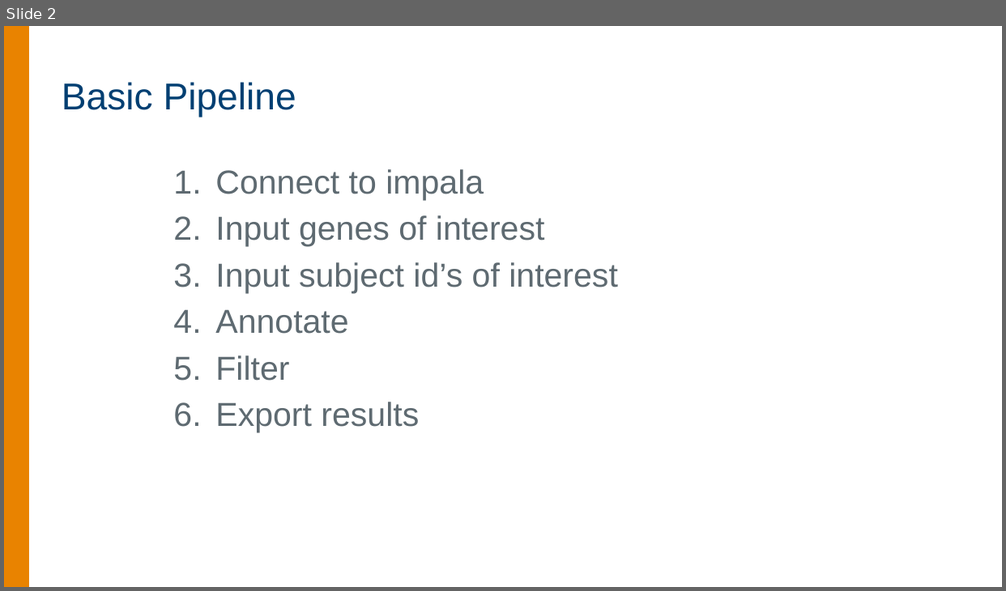
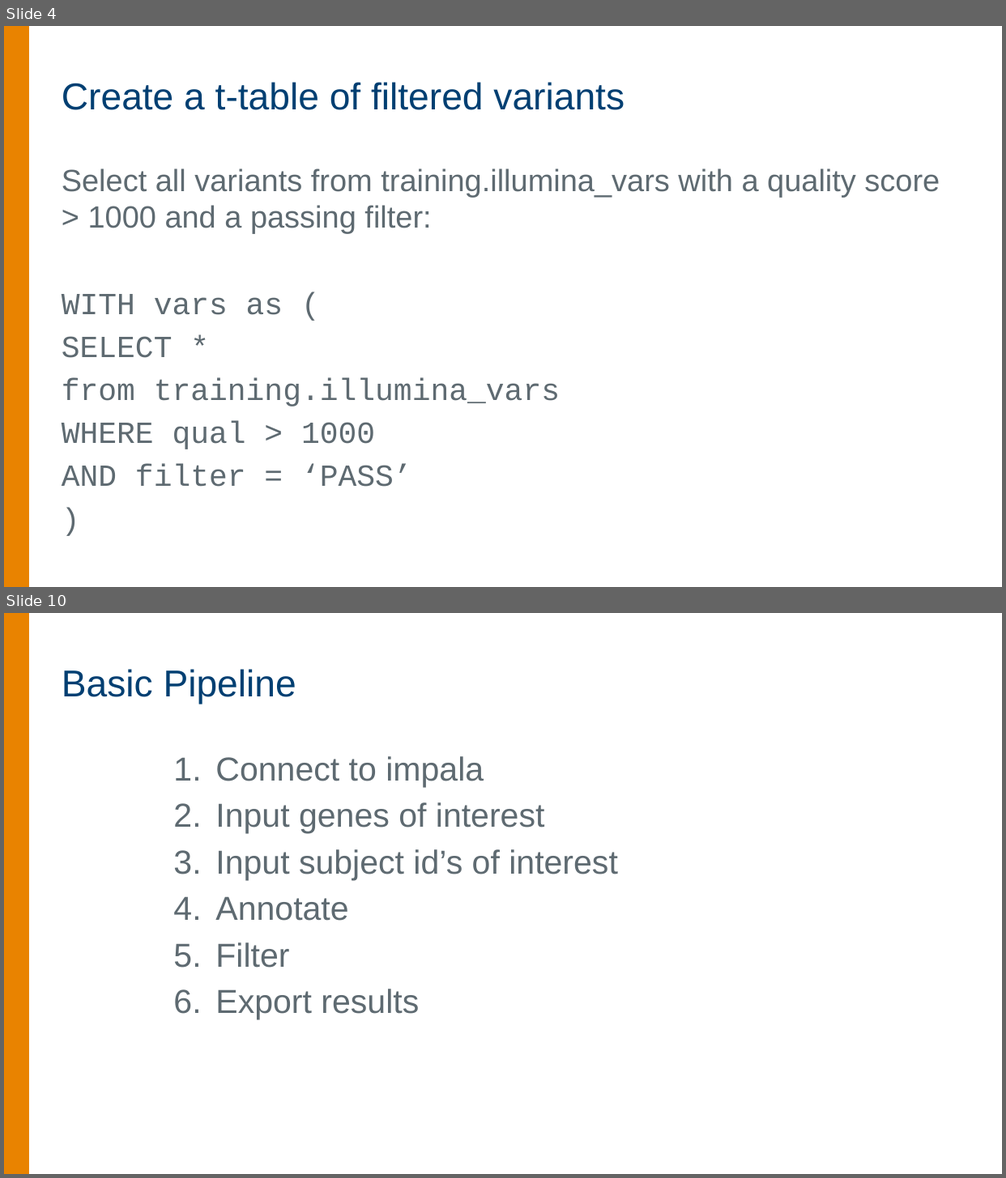
Before and after one commit to summerela/impala_scripts, a slide deck: training/Pipelines.pptx. Shown one above the other, each under a label of ours: slide 2 before the commit, slides 4 and 10 after it; the slides between them are not shown. The pictures are 1006x591 and 1006x1178 pixels, drawn with LibreOffice and Linux fonts; fonts in the diff are those of the drawing; background and template pictures are left out. Boxes give left, top, right and bottom in pixels: in the first picture for what was removed or moved away, otherwise in the second. Text is boxed around its words. In the diff, an @@ line names an element or a change of style, - is before the commit and + after.

```diff
--- a/training/Pipelines.pptx
+++ b/training/Pipelines.pptx
@@ slide 4 added at (4,26,1002,587), background #FFFFFF; not listed: 1 template element that a slide beside it also shows @@
@@ title added at (62,82,624,110), 36 pt, text #003F72 @@
+Create a t-table of filtered variants
@@ text added at (62,169,940,487), 29.6 pt, text #5E6A71 @@
+Select all variants from training.illumina_vars with a quality score > 1000 and a passing filter:
+WITH vars as (
+SELECT *
+from training.illumina_vars
+WHERE qual > 1000
+AND filter = ‘PASS’
+)
@@ what was slide 2 is now slide 10 @@
```
Also in this commit, not shown: 1 slide changed, 8 other slides added, 1 slide removed, 4 other files.
